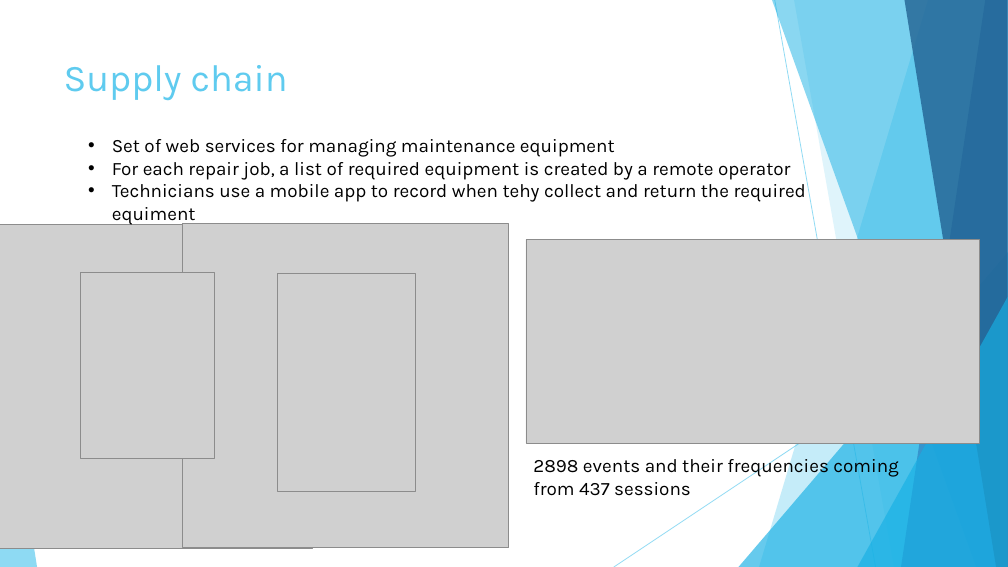
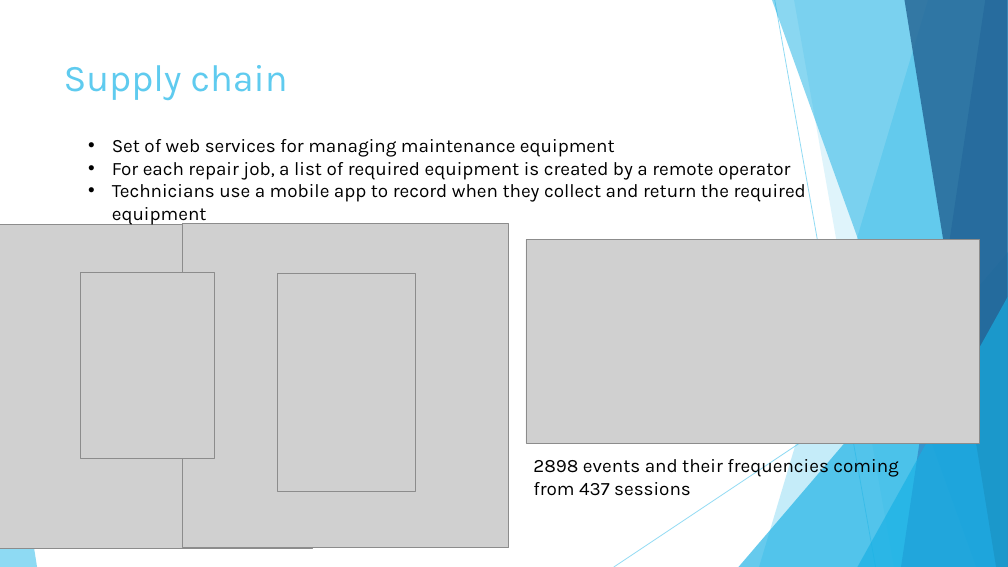
Before and after one commit to frederictamagnan/frederictamagnan.github.io, a slide deck: slide 29 of assets/aitest/presentation.pptx (slide 30 before the commit). Drawn at 1008x567 pixels with LibreOffice and Linux fonts; fonts in the diff are those of the drawing; grey boxes stand for pictures; background and template pictures are left out. Boxes give left, top, right and bottom in pixels: in the first picture for what was removed or moved away, otherwise in the second. Text is boxed around its words. In the diff, an @@ line names an element or a change of style, - is before the commit and + after.

```diff
--- a/assets/aitest/presentation.pptx
+++ b/assets/aitest/presentation.pptx
@@ text at [112, 184, 806, 226]: text changed @@
-• Technicians use a mobile app to record when tehy collect and return the required equiment
+• Technicians use a mobile app to record when they collect and return the required equipment
```
Also in this commit, not shown: 3 other slides changed, 2 slides added, 2 other files.
